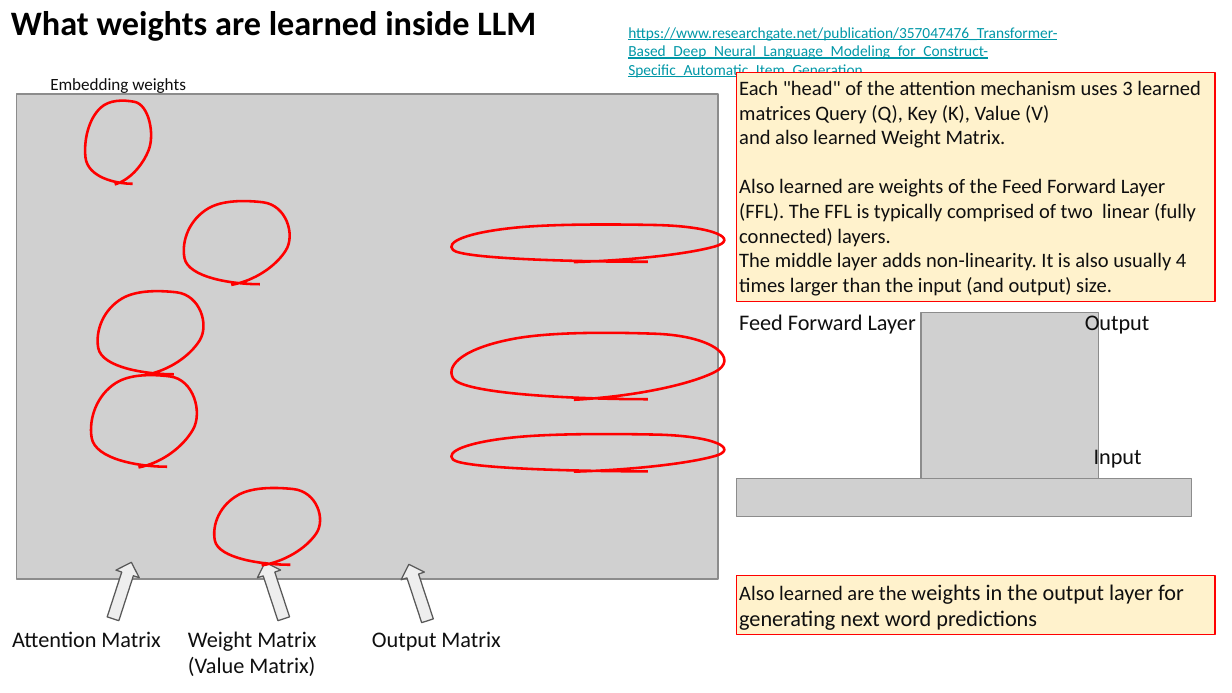
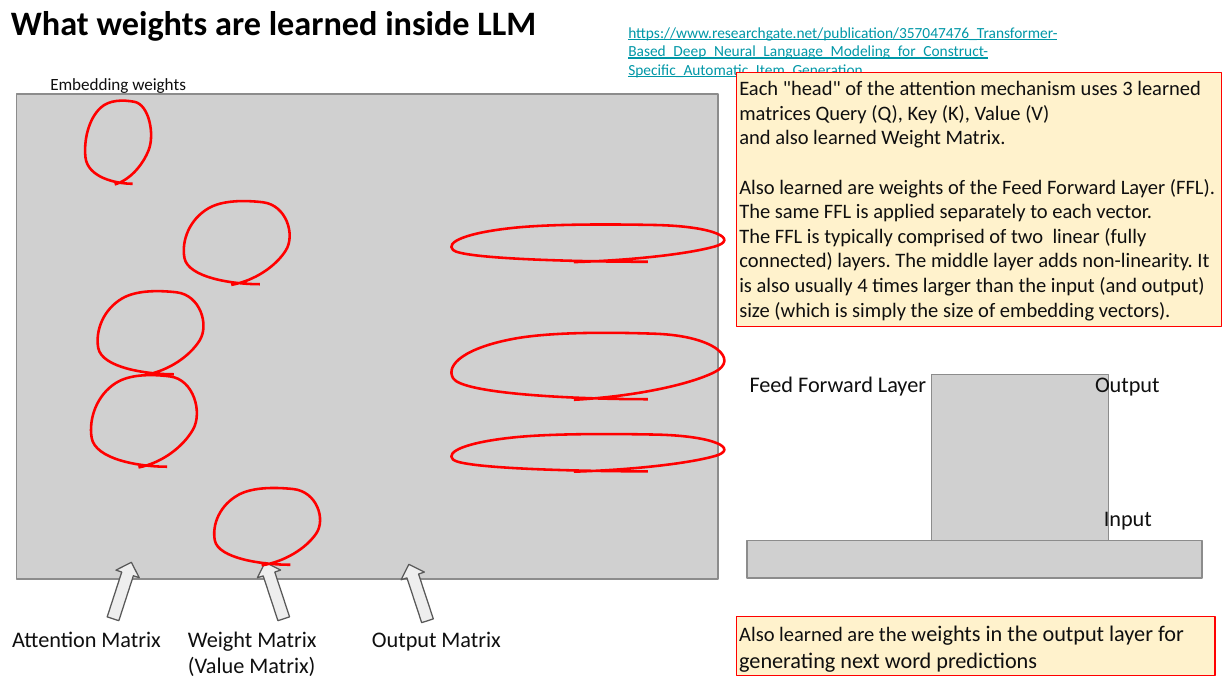
Before and after one commit to lselector/seminar, a slide deck: slide 15 of 2024/2024-01-19-AI-Updates.pptx. Drawn at 1232x693 pixels with LibreOffice and Linux fonts; fonts in the diff are those of the drawing; grey boxes stand for pictures. Boxes give left, top, right and bottom in pixels: in the first picture for what was removed or moved away, otherwise in the second. Text is boxed around its words. In the diff, an @@ line names an element or a change of style, - is before the commit and + after.

```diff
--- a/2024/2024-01-19-AI-Updates.pptx
+++ b/2024/2024-01-19-AI-Updates.pptx
@@ rectangle "Each "head" of the attention ...": place and size @@
-rectangle "Each "head" of the attention ..." at (737,73,1215,302)
+rectangle "Each "head" of the attention ..." at (737,73,1222,326)
@@ text in rectangle at (739,179,1215,321): text changed @@
-Also learned are weights of the Feed Forward Layer (FFL). The FFL is typically comprised of two linear (fully connected) layers.
-The middle layer adds non-linearity. It is also usually 4 times larger than the input (and output) size.
+Also learned are weights of the Feed Forward Layer (FFL). The same FFL is applied separately to each vector.
+The FFL is typically comprised of two linear (fully connected) layers. The middle layer adds non-linearity. It is also usually 4 times larger than the input (and output) size (which is simply the size of embedding vectors).
@@ 3 texts, 2 pictures: place and size @@
-3 texts, 2 pictures at (737,312,1191,517)
+3 texts, 2 pictures at (747,374,1201,579)
@@ rectangle "Also learned are the weights ...": place and size @@
-rectangle "Also learned are the weights ..." at (737,575,1215,634)
+rectangle "Also learned are the weights ..." at (737,616,1215,675)
```
Also in this commit, not shown: 4 other slides changed.
